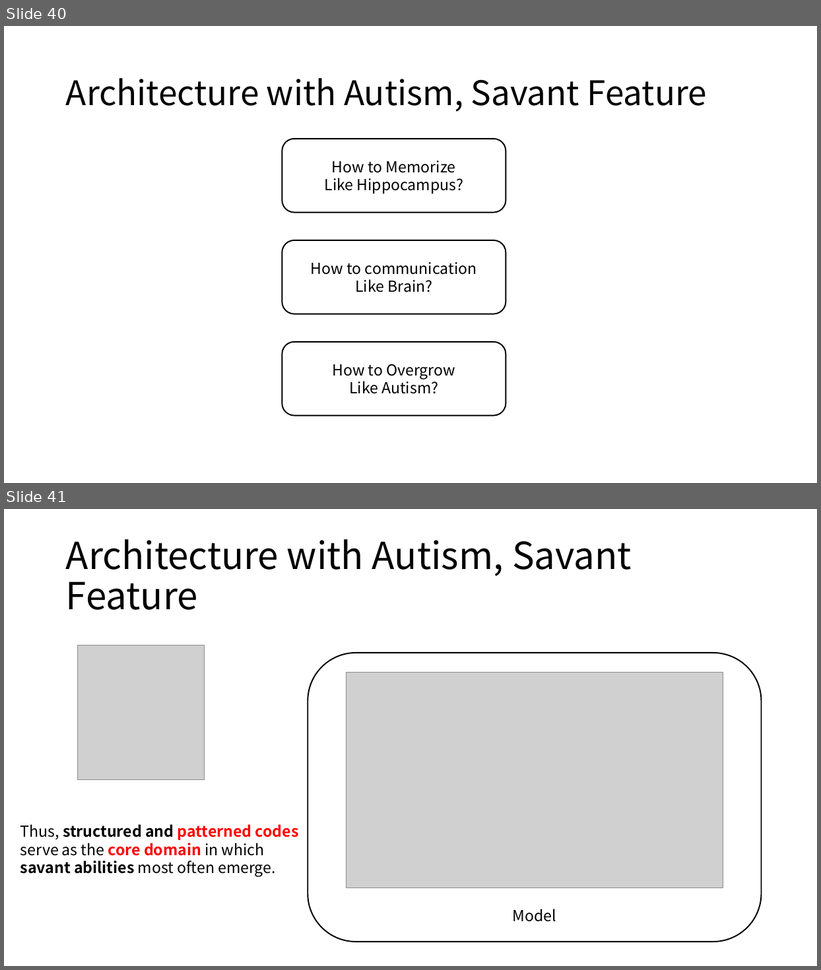
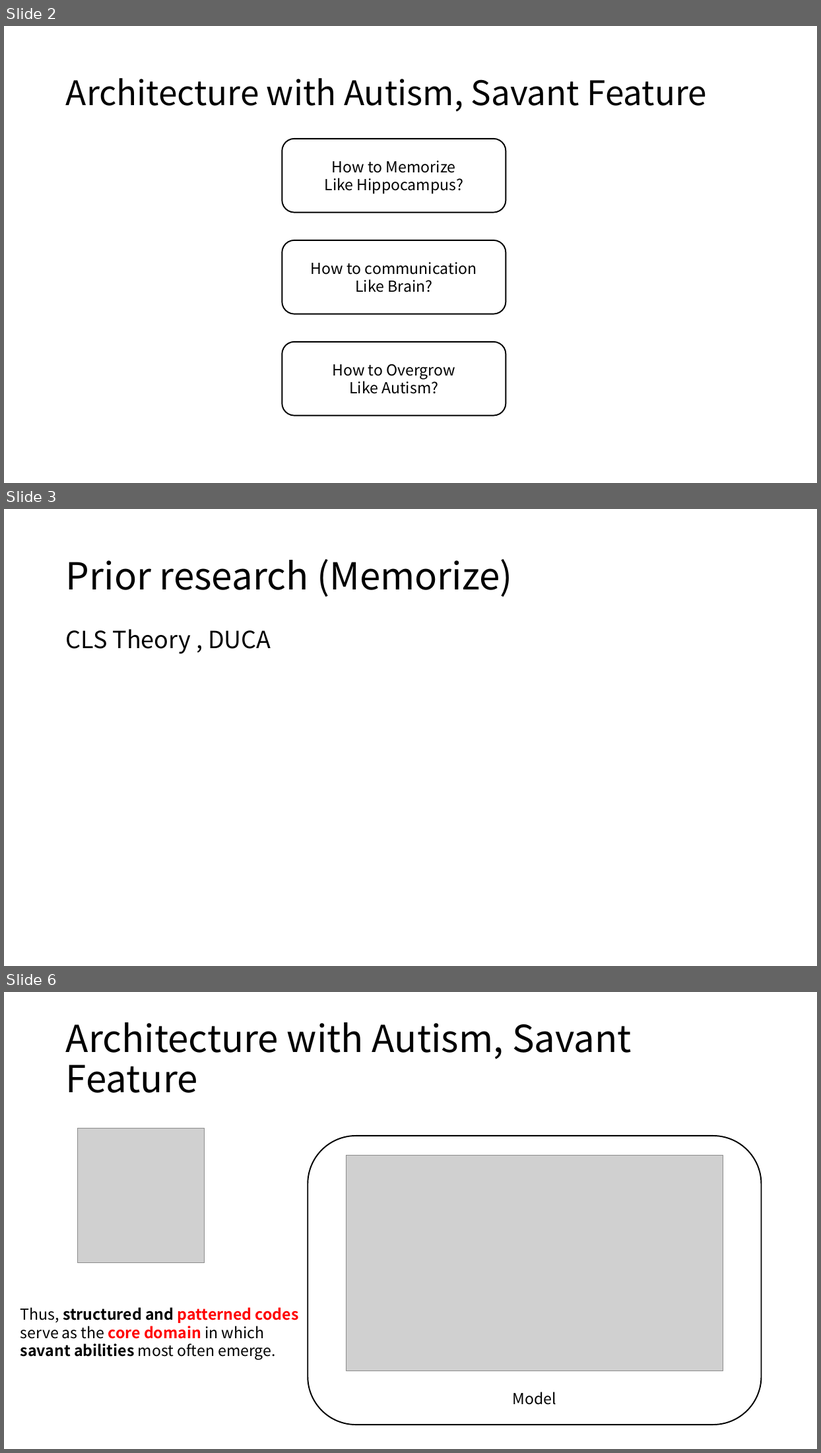
Before and after one commit to topaz11100/PROGRESS, a slide deck: 2_0729/0729_progress.pptx. Shown one above the other, each under a label of ours: slides 40 and 41 before the commit, slides 2, 3 and 6 after it; the slides between them are not shown. The pictures are 821x970 and 821x1453 pixels, drawn with LibreOffice and Linux fonts; fonts in the diff are those of the drawing; grey boxes stand for pictures. Boxes give left, top, right and bottom in pixels: in the first picture for what was removed or moved away, otherwise in the second. Text is boxed around its words. In the diff, an @@ line names an element or a change of style, - is before the commit and + after.

```diff
--- a/2_0729/0729_progress.pptx
+++ b/2_0729/0729_progress.pptx
@@ slide 3 added at [4, 509, 817, 966], background #FFFFFF @@
@@ title added at [66, 559, 513, 597], 44 pt, text #000000 @@
+Prior research (Memorize)
@@ text added at [66, 629, 271, 654], 28 pt, text #000000 @@
+CLS Theory , DUCA
@@ what was slide 40 is now slide 2 @@
@@ what was slide 41 is now slide 6 @@
```
Also in this commit, not shown: 7 other slides added, 38 slides removed, 26 other files.
